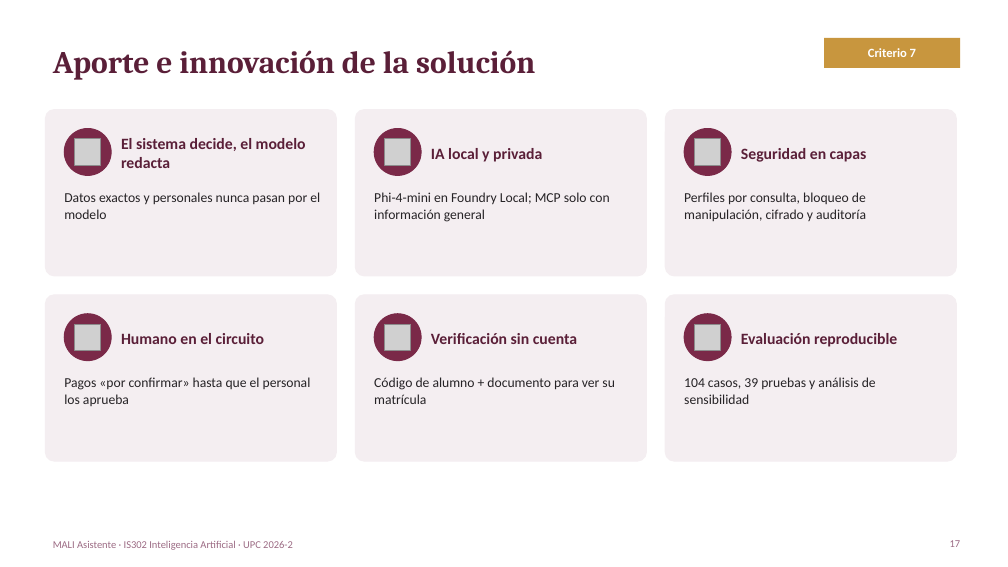
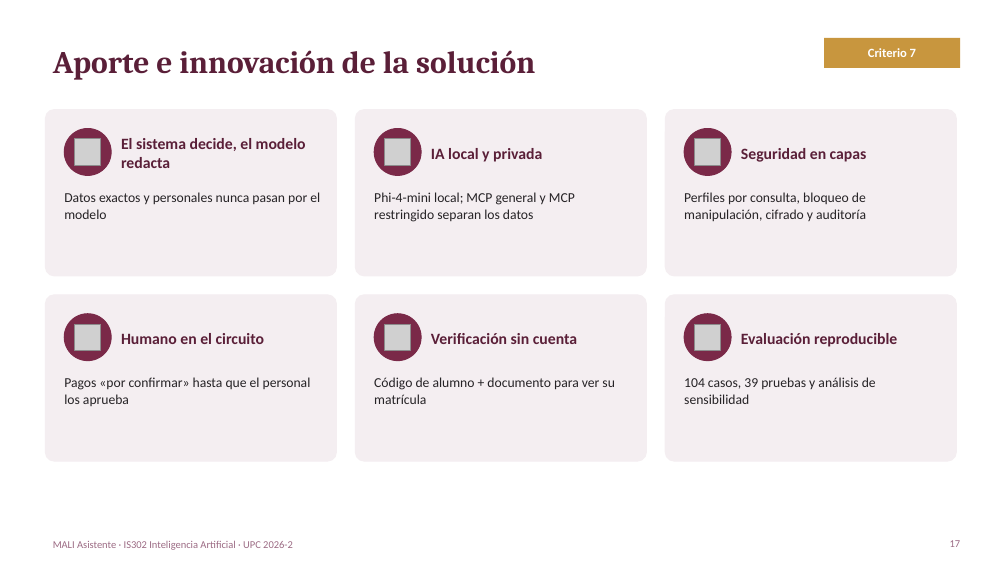
Before and after one commit to mych21/IS302-Inteligencia-Artificial, a slide deck: slide 17 of _entregas/MALI_Asistente_Presentacion.pptx. Drawn at 1008x567 pixels with LibreOffice and Linux fonts; fonts in the diff are those of the drawing; grey boxes stand for pictures. Boxes give left, top, right and bottom in pixels: in the first picture for what was removed or moved away, otherwise in the second. Text is boxed around its words. In the diff, an @@ line names an element or a change of style, - is before the commit and + after.

```diff
--- a/_entregas/MALI_Asistente_Presentacion.pptx
+++ b/_entregas/MALI_Asistente_Presentacion.pptx
@@ text at <box>374,192,575,222</box>: text changed @@
-Phi-4-mini en Foundry Local; MCP solo con información general
+Phi-4-mini local; MCP general y MCP restringido separan los datos
```
Also in this commit, not shown: 2 other slides changed, 1 other file.
